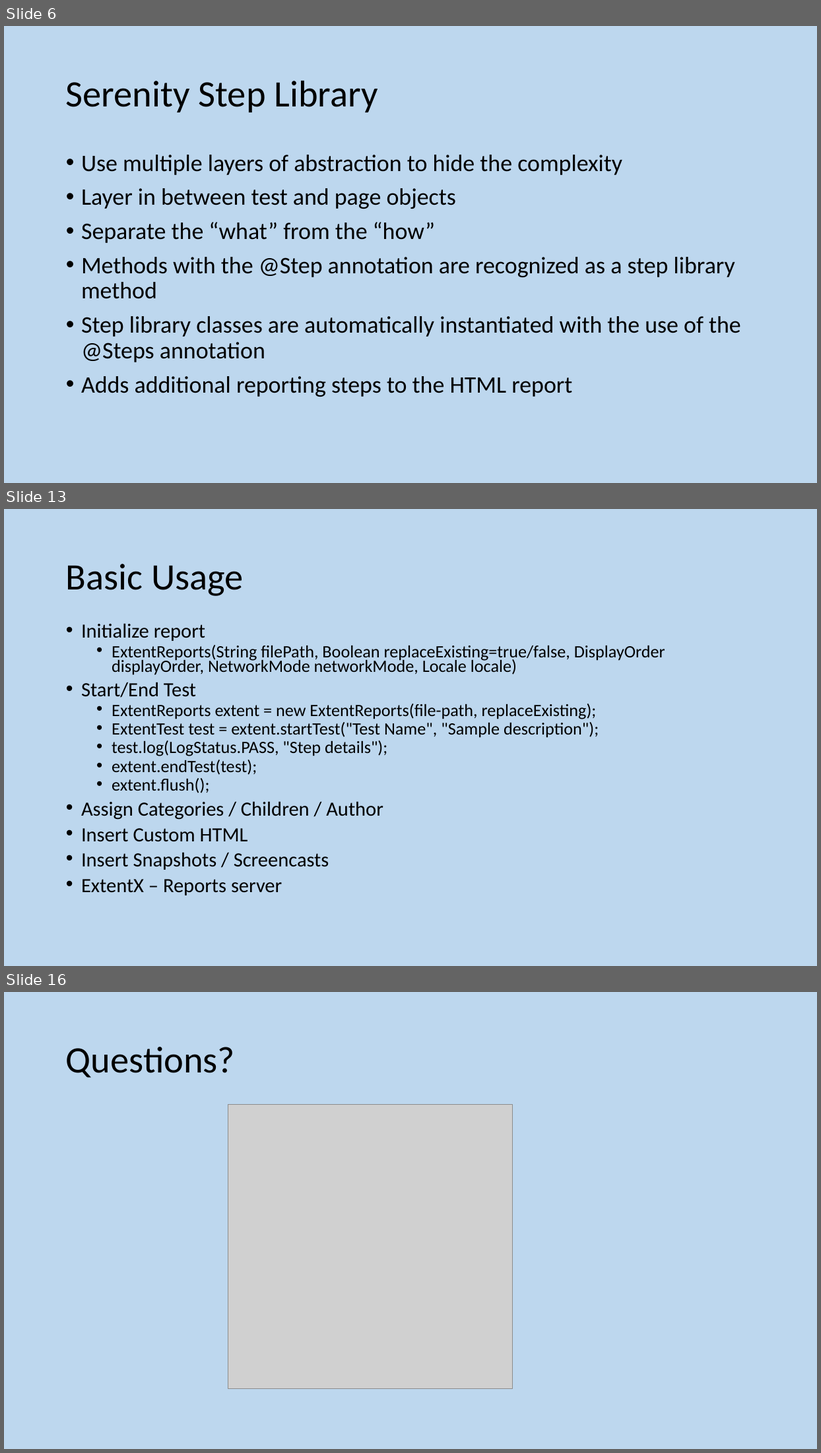
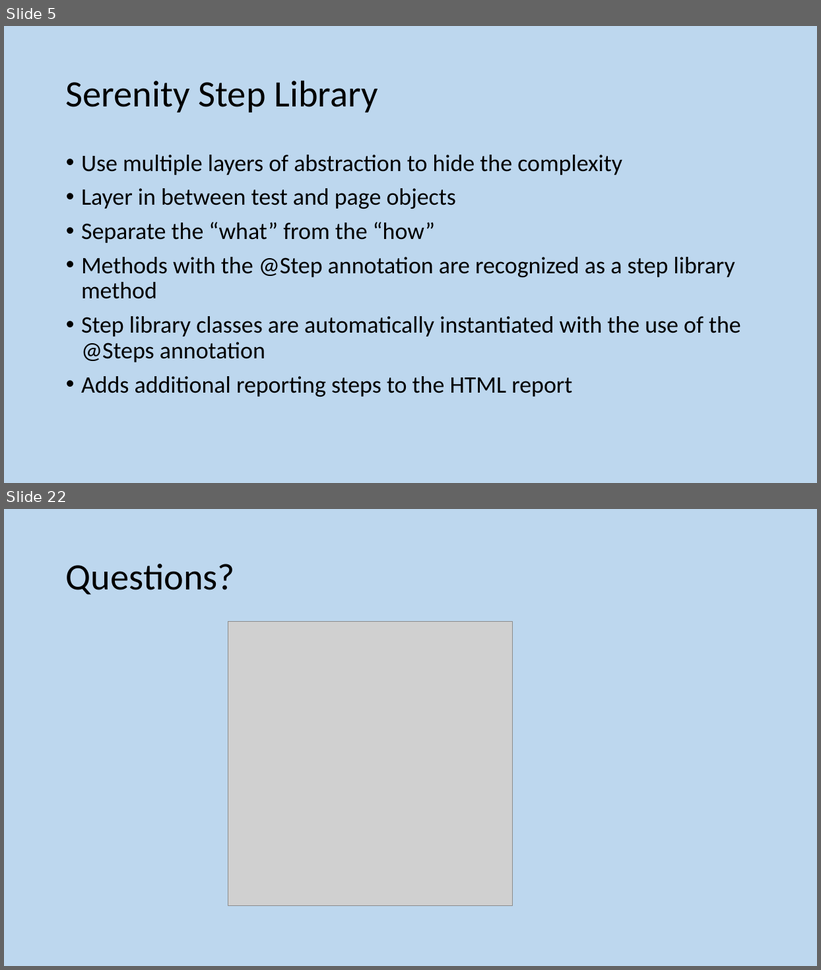
Before and after one commit to GeeChao/serenityjourneydemo, a slide deck: STAG - Screenplay demo.pptx. Shown one above the other, each under a label of ours: slides 6, 13 and 16 before the commit, slides 5 and 22 after it; the slides between them are not shown. The pictures are 821x1453 and 821x970 pixels, drawn with LibreOffice and Linux fonts; fonts in the diff are those of the drawing; grey boxes stand for pictures. Boxes give left, top, right and bottom in pixels: in the first picture for what was removed or moved away, otherwise in the second. Text is boxed around its words. In the diff, an @@ line names an element or a change of style, - is before the commit and + after.

```diff
--- a/STAG - Screenplay demo.pptx
+++ b/STAG - Screenplay demo.pptx
@@ slide 13 removed at [4,509,817,966], background #BDD7EE @@
@@ title removed at [66,564,244,596] @@
-Basic Usage
@@ text removed at [81,623,665,896] @@
-• Initialize report
-  • ExtentReports(String filePath, Boolean replaceExisting=true/false, DisplayOrder displayOrder, NetworkMode networkMode, Locale locale)
-• Start/End Test
-  • ExtentReports extent = new ExtentReports(file-path, replaceExisting);
-  • ExtentTest test = extent.startTest("Test Name", "Sample description");
-  • test.log(LogStatus.PASS, "Step details");
-  • extent.endTest(test);
-  • extent.flush();
-• Assign Categories / Children / Author
-• Insert Custom HTML
-• Insert Snapshots / Screencasts
-• ExtentX – Reports server
@@ what was slide 6 is now slide 5 @@
@@ what was slide 16 is now slide 22 @@
```
Also in this commit, not shown: 3 slides changed, 16 slides added, 9 other slides removed.
